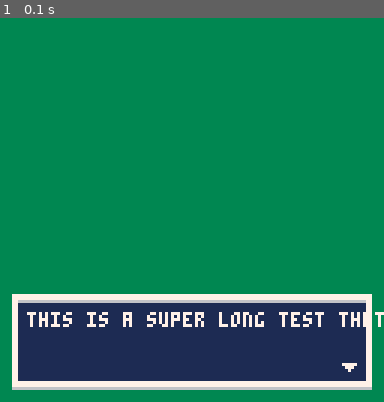
Above: before the commit, frame 1.
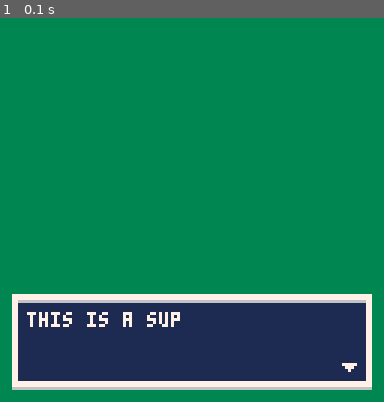
Above: after the commit, the same moment.

Repository: jessemillar/pico-8
Game: PICO-8 cartridge text-box/text-box.p8
Two runs of this game, one before a commit and one after it. Both use one fixed random seed, a clock stepped at 60 frames per second and the inputs below.
Inputs:
- Up to frame 1 (0.1 s): no input

The runs differ from the first frame. In frame 1, 0.7% of the frame differs, in the area x 47-100%, y 76-81%.

Commit message:
Attempting to debug line breaks

Diff:
--- a/text-box/text-box.p8
+++ b/text-box/text-box.p8
@@ -22,11 +22,13 @@
 	line(x+border_thickness, y+border_thickness, x+width-border_thickness, y+border_thickness, 6) -- draw top border shadow
 	line(x, y+height+border_thickness/2, x+width, y+height+border_thickness/2, 6) -- draw bottom border shadow
 
-	local line_number=0 -- keep track of which line we're on for line breaks
-	local split_character=0 -- the character we split the string at to enable line breaks
-
-	if(#message*8>width-border_thickness*2-padding*2) then -- check to see if the message is too long for one line
-		print(message, x+padding, y+padding+1, text_color) -- print the message (with padding+1 in the y direction to account for the fancy top border shadow)
+	local effective_width=width-border_thickness*2-padding*2
+	if(#message*8>effective_width) then -- check to see if the message is too long for one line
+		local split_character=flr(effective_width/8) -- the character we split the string at to enable line breaks
+
+		printh(sub(message, 0, 15))
+
+		print(sub(message, 0, split_character), x+padding, y+padding+1, text_color) -- print the message (with padding+1 in the y direction to account for the fancy top border shadow)
 		spr(1, x+width-border_thickness*2-padding*2+2, y+height-border_thickness*2-padding*2+2) -- draw the continue arrow in the bottom-right corner (with some padding to get it closer to the corner)
 	else
 		print(message, x+padding, y+padding+1, text_color) -- print the message (with padding+1 in the y direction to account for the fancy top border shadow)
